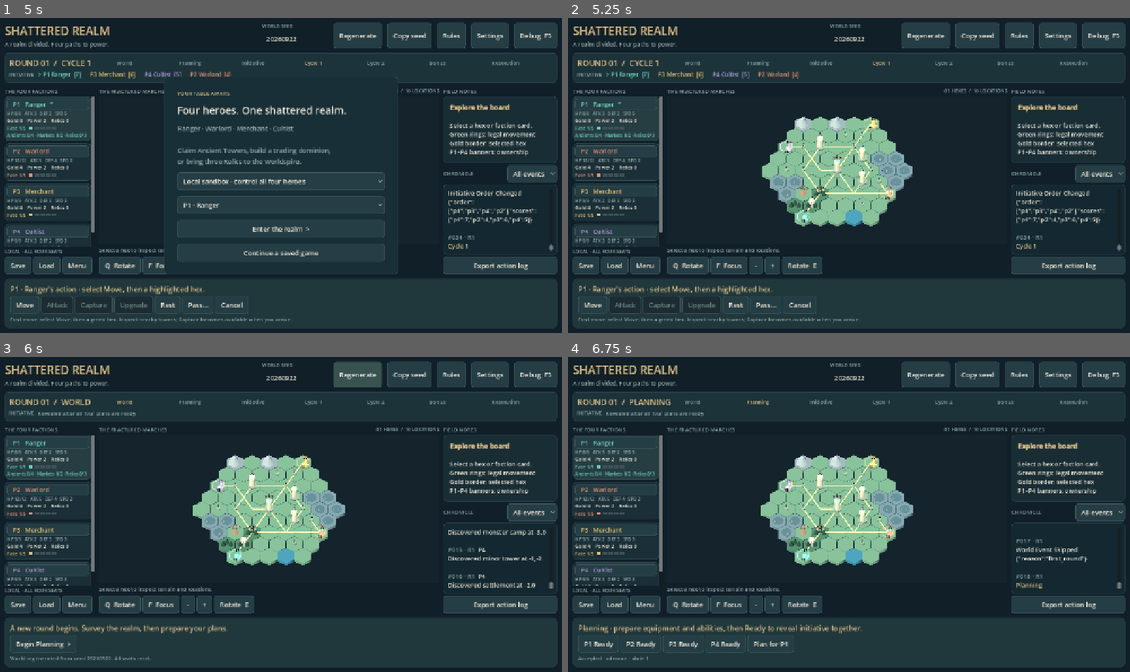
Above: before the commit, frames 1-4 (two rows, left to right).
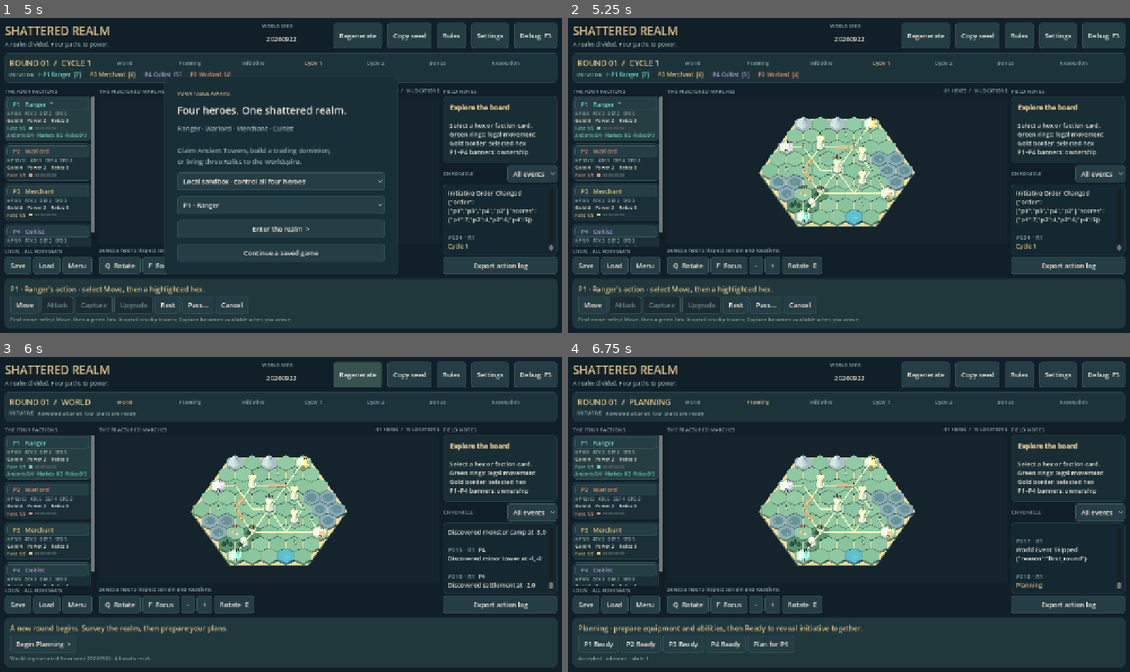
Above: after the commit, the same moments.

Repository: marticampgin/board-game-project
Game: Godot game, scene res://scenes/app/main.tscn
The game is run twice, just before and just after one commit, with the same random seed, the same clock (stepped at 60 frames per second) and the same inputs.
Inputs:
- Up to frame 1 (5 s): click "Begin Planning >" at 0.5 s; click "P1 Ready" at 1.25 s; click "P2 Ready" at 2 s; click "P3 Ready" at 2.75 s; click "P4 Ready" at 3.5 s; click "Begin Action Cycle 1 >" at 4.25 s
- Up to frame 2 (5.25 s): click "Enter the realm >" at 5 s
- Up to frame 3 (6 s): click "Regenerate" at 5.75 s
- Up to frame 4 (6.75 s): click "Begin Planning >" at 6.5 s

Frame 1 is identical in both runs. In frame 2, 1.5% of the frame differs, in the area x 33-62%, y 31-67%; in frame 3, 1.5%, in the area x 33-62%, y 30-67%; in frame 4, 1.5%.

Commit message:
feat(presentation): unify board landmarks and visualize live world effects

Diff:
--- a/scripts/presentation/board_view.gd
+++ b/scripts/presentation/board_view.gd
@@ -12,6 +12,8 @@
 var tiles: Node3D
 var features: Node3D
 var markers: Node3D
+var routes: Node3D
+var world_overlays: Node3D
 var heroes: Dictionary = {}
 var map_data: Dictionary = {}
 var focus_point: Vector3 = Vector3.ZERO
@@ -21,8 +23,20 @@
 var hovered: String = ""
 var reachable: Dictionary = {}
 var target_color: Color = Color("82bf8d")
-var motion: bool = true
+var motion: bool = true:
+	set(value):
+		motion = value
+		if not motion: _finish_movements()
 var movement_tweens: Dictionary = {}
+var hero_destinations: Dictionary = {}
+var material_cache: Dictionary = {}
+var mesh_cache: Dictionary = {}
+var feature_signature: String = ""
+var route_signature: String = ""
+var world_signature: String = ""
+var ritual_markers: Array[Node3D] = []
+var cosmetic_time: float = 0.0
+var last_sync_us: int = 0
 
 func _ready() -> void:
 	var environment := WorldEnvironment.new()
@@ -52,9 +66,13 @@
 	tiles = Node3D.new()
 	features = Node3D.new()
 	markers = Node3D.new()
+	routes = Node3D.new()
+	world_overlays = Node3D.new()
 	add_child(tiles)
 	add_child(features)
 	add_child(markers)
+	add_child(routes)
+	add_child(world_overlays)
 	_update_camera()
 
 func _update_camera() -> void:
@@ -87,6 +105,8 @@
 	_update_camera()
 
 func _material(color: Color, glow: bool = false) -> StandardMaterial3D:
+	var cache_key := color.to_html(true) + (":glow" if glow else "")
+	if material_cache.has(cache_key): return material_cache[cache_key]
 	var result := StandardMaterial3D.new()
 	result.albedo_color = color
 	result.roughness = 0.85
@@ -94,6 +114,7 @@
 		result.emission_enabled = true
 		result.emission = color
 		result.emission_energy_multiplier = 0.25
+	material_cache[cache_key] = result
 	return result
 
 func _mesh(parent: Node3D, mesh: Mesh, pos: Vector3, color: Color) -> MeshInstance3D:
@@ -105,17 +126,24 @@
 	return instance
 
 func _cylinder(parent: Node3D, pos: Vector3, radius: float, height: float, color: Color, sides: int = 8, top: float = -1.0) -> MeshInstance3D:
-	var mesh := CylinderMesh.new()
-	mesh.bottom_radius = radius
-	mesh.top_radius = radius if top < 0 else top
-	mesh.height = height
-	mesh.radial_segments = sides
-	return _mesh(parent, mesh, pos, color)
+	var cache_key := "cylinder:%.4f:%.4f:%d:%.4f" % [radius, height, sides, top]
+	if not mesh_cache.has(cache_key):
+		var mesh := CylinderMesh.new()
+		mesh.bottom_radius = radius
+		mesh.top_radius = radius if top < 0 else top
+		mesh.height = height
+		mesh.radial_segments = sides
+		mesh_cache[cache_key] = mesh
+	return _mesh(parent, mesh_cache[cache_key], pos, color)
 
 func _box(parent: Node3D, pos: Vector3, size: Vector3, color: Color) -> MeshInstance3D:
-	var mesh := BoxMesh.new()
-	mesh.size = size
-	return _mesh(parent, mesh, pos, color)
+	if not mesh_cache.has("unit_box"):
+		var mesh := BoxMesh.new()
+		mesh.size = Vector3.ONE
+		mesh_cache.unit_box = mesh
+	var instance := _mesh(parent, mesh_cache.unit_box, pos, color)
+	instance.scale = size
+	return instance
 
 func _label(parent: Node3D, text_value: String, pos: Vector3, color: Color = Color("ede5d3")) -> Label3D:
 	var label := Label3D.new()
@@ -140,19 +168,37 @@
 	_clear(tiles)
 	_clear(features)
 	_clear(markers)
+	_clear(routes)
+	_clear(world_overlays)
+	feature_signature = ""
+	route_signature = ""
+	world_signature = ""
+	ritual_markers.clear()
+	selected = ""
+	hovered = ""
+	reachable = {}
 	for old in heroes.values():
 		old.queue_free()
 	heroes.clear()
+	hero_destinations.clear()
 	for tween in movement_tweens.values():
 		tween.kill()
 	movement_tweens.clear()
+	var rim := _cylinder(tiles, Vector3(0, -0.46, 0), 8.05, 0.22, Color("31413f"), 6)
+	rim.rotation_degrees.y = 30
+	var trim := _cylinder(tiles, Vector3(0, -0.355, 0), 7.99, 0.045, Color("9a8764"), 6)
+	trim.rotation_degrees.y = 30
 	for key: String in map.hexes:
 		var tile: Dictionary = map.hexes[key]
 		var pos: Vector3 = Hex.to_world(key)
 		var color: Color = TERRAIN.get(tile.terrain, TERRAIN.plains)
-		_cylinder(tiles, pos + Vector3(0, -0.19, 0), 0.97, 0.38, color, 6)
+		# Coordinate-derived color variation is presentation only; no RNG draws.
+		var shade := posmod(int(tile.q) * 17 + int(tile.r) * 11, 4)
+		color = color.lightened(shade * 0.012)
+		_cylinder(tiles, pos + Vector3(0, -0.18, 0), 0.97, 0.34, color.darkened(0.22), 6)
+		_cylinder(tiles, pos + Vector3(0, -0.006, 0), 0.957, 0.025, color, 6)
 		if tile.terrain == "forest":
-			for index in 3:
+			for index in (3 if str(tile.location_id).is_empty() else 1):
 				var offset := Vector3((index - 1) * 0.38, 0, -0.05 if index == 1 else 0.23)
 				_cylinder(tiles, pos + offset + Vector3(0, 0.20, 0), 0.055, 0.4, Color("574a36"))
 				_cylinder(tiles, pos + offset + Vector3(0, 0.48, 0), 0.26, 0.64, Color("203e35"), 6, 0)
@@ -163,17 +209,116 @@
 			_cylinder(tiles, pos + Vector3(0, 0.013, 0), 0.55, 0.02, Color("3e5864"), 8)
 			for index in 3:
 				_box(tiles, pos + Vector3(index * 0.2 - 0.3, 0.16, 0.24), Vector3(0.025, 0.32, 0.025), Color("9a9866"))
-	for road: Array in map.roads:
-		_segment(tiles, Hex.to_world(road[0]) + Vector3(0, 0.025, 0), Hex.to_world(road[1]) + Vector3(0, 0.025, 0), Color("aa9e77"), 0.13)
+		elif tile.terrain == "water":
+			_cylinder(tiles, pos + Vector3(0, 0.012, 0), 0.88, 0.018, Color("377687"), 6)
+			_segment(tiles, pos + Vector3(-0.4, 0.031, -0.1), pos + Vector3(0.22, 0.031, -0.1), Color("76a6ac"), 0.035)
+			_segment(tiles, pos + Vector3(-0.1, 0.031, 0.2), pos + Vector3(0.45, 0.031, 0.2), Color("76a6ac"), 0.028)
 	for index in map.sanctuaries.size():
 		var pos: Vector3 = Hex.to_world(map.sanctuaries[index])
+		_cylinder(tiles, pos + Vector3(0, 0.025, 0), 0.77, 0.045, Color("9aab97"), 6)
 		_ring(tiles, pos + Vector3(0, 0.05, 0), TEAM[index], 0.7)
-		_label(tiles, "S%d" % (index + 1), pos + Vector3(0, 0.16, 0.67), TEAM[index])
+		_label(tiles, "S%d" % (index + 1), pos + Vector3(0, 0.2, 0.67), TEAM[index])
+	_sync_routes(map)
 	reset_camera()
 
+func _edge_key(edge: Array) -> String:
+	return str(edge[0]) + "|" + str(edge[1]) if str(edge[0]) < str(edge[1]) else str(edge[1]) + "|" + str(edge[0])
+
+func _sync_routes(map: Dictionary) -> void:
+	var signature := JSON.stringify([map.roads, map.get("bridge_edges", []), map.get("blocked_edges", [])])
+	if signature == route_signature: return
+	route_signature = signature
+	_clear(routes)
+	var bridges: Dictionary = {}
+	var blocked: Dictionary = {}
+	for edge: Array in map.get("bridge_edges", []): bridges[_edge_key(edge)] = edge
+	for edge: Array in map.get("blocked_edges", []): blocked[_edge_key(edge)] = true
+	for edge: Array in map.roads:
+		if bridges.has(_edge_key(edge)): continue
+		_segment(routes, Hex.to_world(edge[0]) + Vector3(0, 0.033, 0), Hex.to_world(edge[1]) + Vector3(0, 0.033, 0), Color("b8a67e"), 0.13)
+	for edge: Array in bridges.values():
+		var start := Hex.to_world(edge[0])
+		var finish := Hex.to_world(edge[1])
+		var crossing := Node3D.new()
+		routes.add_child(crossing)
+		crossing.position = (start + finish) * 0.5 + Vector3(0, 0.05, 0)
+		crossing.look_at(finish + Vector3(0, 0.05, 0), Vector3.UP)
+		var closed: bool = blocked.has(_edge_key(edge))
+		var length := start.distance_to(finish)
+		for plank in range(9):
+			if closed and plank in [3, 4, 5]: continue
+			_box(crossing, Vector3(0, 0, (plank - 4) * length / 9.0), Vector3(0.32, 0.065, length / 11.0), Color("987655"))
+		for side in [-1, 1]:
+			for end in [-1, 1]:
+				_box(crossing, Vector3(side * 0.19, 0.12, end * length * 0.34), Vector3(0.045, 0.25, 0.045), Color("d2bd8c"))
+		if closed:
+			_segment(crossing, Vector3(-0.24, 0.12, -0.24), Vector3(0.24, 0.12, 0.24), Color("ed8e74"), 0.08)
+			_segment(crossing, Vector3(-0.24, 0.12, 0.24), Vector3(0.24, 0.12, -0.24), Color("ed8e74"), 0.08)
+			_label(routes, "CLOSED", crossing.position + Vector3(0, 0.45, 0), Color("efb19a")).font_size = 25
+
+func _sync_world(state: Dictionary) -> void:
+	var signature := JSON.stringify([state.get("world_effects", []), state.get("market_hex", ""), state.get("ground_loot", {})])
+	if signature == world_signature: return
+	world_signature = signature
+	_clear(world_overlays)
+	for effect: Dictionary in state.get("world_effects", []):
+		if effect.event_id == "cursed_ground":
+			for hex: String in effect.get("hexes", []):
+				var at := Hex.to_world(hex)
+				_ring(world_overlays, at + Vector3(0, 0.035, 0), Color("a58daf"), 0.81)
+				for side in range(3):
+					var angle := TAU * side / 3.0
+					var center := at + Vector3(cos(angle) * 0.63, 0.047, sin(angle) * 0.63)
+					_segment(world_overlays, center - Vector3(0.07, 0, 0.08), center + Vector3(0.07, 0, 0.08), Color("c0a0cf"), 0.045)
+		elif effect.event_id == "unstable_leyline":
+			var location: Dictionary = state.map.locations.get(effect.get("location_id", ""), {})
+			if not location.is_empty():
+				var at := Hex.to_world(location.hex)
+				_ring(world_overlays, at + Vector3(0, 0.075, 0), Color("8fdbc4"), 0.64)
+				_label(world_overlays, "LEYLINE", at + Vector3(0, 0.23, 0.6), Color("a5e2c7")).font_size = 24
+	var market: String = state.get("market_hex", "")
+	if not market.is_empty():
+		var at := Hex.to_world(market)
+		for side in [-1, 1]:
+			_box(world_overlays, at + Vector3(side * 0.32, 0.34, 0), Vector3(0.045, 0.65, 0.045), Color("d5b780"))
+		_box(world_overlays, at + Vector3(0, 0.2, 0), Vector3(0.65, 0.14, 0.4), Color("8e6e4a"))
+		for stripe in range(4):
+			_box(world_overlays, at + Vector3((stripe - 1.5) * 0.2, 0.67, 0), Vector3(0.2, 0.05, 0.56), Color("d9bc7c") if stripe % 2 == 0 else Color("819e98"))
+		_ring(world_overlays, at + Vector3(0, 0.04, 0), Color("e0bf7c"), 0.75)
+		_label(world_overlays, "TRAVELLING MARKET", at + Vector3(0, 1.05, 0), Color("edce92")).font_size = 25
+	for hex: String in state.get("ground_loot", {}):
+		var loot: Dictionary = state.ground_loot[hex]
+		var at := Hex.to_world(hex) + Vector3(-0.4, 0.16, 0.3)
+		if not loot.get("relics", []).is_empty():
+			_cylinder(world_overlays, at + Vector3(0, 0.12, 0), 0.14, 0.45, Color("efd185"), 4, 0)
+		elif int(loot.get("gold", 0)) > 0:
+			_cylinder(world_overlays, at, 0.19, 0.16, Color("cba45c"), 8)
+		_label(world_overlays, "LOOT", at + Vector3(0, 0.48, 0), Color("f0d496")).font_size = 24
+
+func _banner(pos: Vector3, owner: String, color: Color) -> void:
+	var at := pos + Vector3(-0.52, 0, 0.35)
+	_cylinder(features, at + Vector3(0, 0.03, 0), 0.13, 0.06, Color("707966"), 6)
+	_box(features, at + Vector3(0, 0.47, 0), Vector3(0.035, 0.9, 0.035), Color("d8c698"))
+	_box(features, at + Vector3(0.13, 0.72, 0), Vector3(0.26, 0.28, 0.035), color)
+	_label(features, owner.to_upper(), at + Vector3(0.13, 0.93, 0), color).font_size = 25
+	_ring(features, pos + Vector3(0, 0.045, 0), color, 0.78)
+
 func sync(state: Dictionary, viewer: String, events: Array = []) -> void:
+	var started := Time.get_ticks_usec()
 	map_data = state.map
+	_sync_routes(state.map)
+	_sync_world(state)
+	var signature := JSON.stringify([state.map.locations, state.get("monsters", {}), state.get("traps", {}), state.get("commitments", {}), viewer])
+	if signature != feature_signature:
+		feature_signature = signature
+		_rebuild_features(state, viewer)
+	_sync_heroes(state, events)
+	redraw_markers()
+	last_sync_us = Time.get_ticks_usec() - started
+
+func _rebuild_features(state: Dictionary, viewer: String) -> void:
 	_clear(features)
+	ritual_markers.clear()
 	for location: Dictionary in state.map.locations.values():
 		var major: bool = location.kind in ["worldspire", "ancient_tower"]
 		var known: bool = major or viewer in location.get("discovered_by", [])
@@ -187,11 +332,22 @@
 		match location.kind:
 			"minor_tower", "ancient_tower", "worldspire":
 				var height: float = 1.35 if major else 0.65
-				_cylinder(features, pos + Vector3(0, 0.10, 0), 0.5, 0.2, Color("747e77"), 6)
+				_cylinder(features, pos + Vector3(0, 0.07, 0), 0.56, 0.14, Color("5c6d67"), 6)
+				_cylinder(features, pos + Vector3(0, 0.17, 0), 0.43, 0.10, Color("9ba393"), 6)
 				_cylinder(features, pos + Vector3(0, height / 2.0, 0), 0.28 if major else 0.23, height, Color("b5b69e"), 6)
 				_cylinder(features, pos + Vector3(0, height + 0.08, 0), 0.34, 0.25, color, 6)
+				for level in range(1, int(location.level)):
+					_cylinder(features, pos + Vector3(0, height * 0.27 + level * 0.2, 0), 0.30 if major else 0.25, 0.06, Color("d4bd83"), 6)
+				if location.get("trait", "") == "fortress":
+					for side in range(4):
+						var angle := side * PI * 0.5
+						_box(features, pos + Vector3(cos(angle) * 0.3, height + 0.25, sin(angle) * 0.3), Vector3(0.13, 0.16, 0.13), color)
+				elif location.get("trait", "") == "watchtower":
+					_cylinder(features, pos + Vector3(0, height + 0.3, 0), 0.42, 0.22, color.darkened(0.12), 6, 0)
 				if location.kind == "worldspire":
-					_cylinder(features, pos + Vector3(0, height + 0.45, 0), 0.22, 0.5, Color("81d3d0"), 4, 0)
+					var crystal := _cylinder(features, pos + Vector3(0, height + 0.54, 0), 0.23, 0.72, Color("81d3d0"), 4, 0)
+					crystal.material_override = _material(Color("81d3d0"), true)
+					_ring(features, pos + Vector3(0, 0.03, 0), Color("b5d8c1"), 0.72)
 				_label(features, "SPIRE" if location.kind == "worldspire" else ("A" if major else "T"), pos + Vector3(0, height + 0.8, 0), color)
 			"settlement":
 				for index in 2:
@@ -200,51 +356,85 @@
 					_cylinder(features, at + Vector3(0, 0.31, 0), 0.33, 0.26, Color("975e4a"), 4, 0)
 				_label(features, "MARKET", pos + Vector3(0, 0.95, 0), color)
 			"ruin":
+				var exhausted: bool = location.get("exhausted", false)
 				for index in 3:
-					_cylinder(features, pos + Vector3(index * 0.3 - 0.3, 0.2 + index * 0.08, 0), 0.1, 0.4 + index * 0.16, Color("9ea696"), 6)
-				_label(features, "RUIN", pos + Vector3(0, 0.9, 0), color)
+					_cylinder(features, pos + Vector3(index * 0.3 - 0.3, 0.2 + index * 0.08, 0), 0.1, 0.4 + index * 0.16, Color("697c70") if exhausted else Color("aab09c"), 6)
+				if not exhausted: _cylinder(features, pos + Vector3(0, 0.22, 0.25), 0.12, 0.35, Color("e7c779"), 4, 0)
+				_label(features, "EMPTY RUIN" if exhausted else "RUIN", pos + Vector3(0, 0.9, 0), Color("8da89a") if exhausted else color)
 			"monster_camp":
 				var monster: Dictionary = {}
 				for candidate: Dictionary in state.get("monsters", {}).values():
 					if candidate.hex == location.hex: monster = candidate
 				var cleared: bool = not monster.is_empty() and monster.hp <= 0
-				_cylinder(features, pos + Vector3(0, 0.3, 0), 0.37, 0.6, Color("596d69") if cleared else Color("8e6758"), 4, 0)
-				_label(features, "CLEARED" if cleared else "CAMP", pos + Vector3(0, 0.9, 0), Color("a4c1aa") if cleared else Color("e5ac8f"))
+				if cleared:
+					_ring(features, pos + Vector3(0, 0.03, 0), Color("708e79"), 0.36)
+				elif monster.get("definition_id", "") == "relic_wraith":
+					_cylinder(features, pos + Vector3(0, 0.37, 0), 0.31, 0.74, Color("86779c"), 5, 0.07)
+					_cylinder(features, pos + Vector3(0, 0.85, 0), 0.13, 0.27, Color("d9c083"), 4, 0)
+				elif monster.get("definition_id", "") == "stone_guardian":
+					_box(features, pos + Vector3(0, 0.35, 0), Vector3(0.48, 0.70, 0.40), Color("899b98"))
+					_cylinder(features, pos + Vector3(0, 0.8, 0), 0.23, 0.25, Color("b7c4af"), 5)
+				else:
+					_cylinder(features, pos + Vector3(-0.17, 0.22, 0), 0.26, 0.44, Color("947c62"), 4, 0)
+					_cylinder(features, pos + Vector3(0.21, 0.18, 0.2), 0.20, 0.36, Color("b09a74"), 4, 0)
+				_label(features, "CLEARED" if cleared else "CAMP", pos + Vector3(0, 1.02, 0), Color("a4c1aa") if cleared else Color("e5ac8f"))
 		if not owner.is_empty():
-			_label(features, owner.to_upper(), pos + Vector3(0.45, 0.4, 0.28), color)
+			_banner(pos, owner, color)
 	for warning: Dictionary in state.get("traps", {}).values():
 		var at: Vector3 = Hex.to_world(warning.hex)
 		_ring(features, at + Vector3(0, 0.095, 0), Color("e6b87a"), 0.61)
 		_label(features, "!", at + Vector3(0, 0.55, 0), Color("ffd090"))
+	for id: String in state.get("commitments", {}):
+		var commitment: Dictionary = state.commitments[id]
+		var at := Hex.to_world(state.heroes[id].hex)
+		if commitment.get("kind", "") == "ritual":
+			var marker := Node3D.new()
+			features.add_child(marker)
+			marker.position = at + Vector3(0, 0.05, 0)
+			_ring(marker, Vector3.ZERO, Color("e5c679"), 0.91)
+			_ring(marker, Vector3(0, 0.025, 0), Color("83d6cd"), 0.70)
+			for side in range(3):
+				var angle := side * TAU / 3.0
+				_cylinder(marker, Vector3(cos(angle) * 0.79, 0.38, sin(angle) * 0.79), 0.09, 0.6, Color("e7d48e"), 4, 0)
+			ritual_markers.append(marker)
+			_label(features, "RITUAL " + id.to_upper(), at + Vector3(0, 2.6, 0), Color("ffe0a2"))
+		else:
+			_ring(features, at + Vector3(0, 0.07, 0), TEAM[int(id.substr(1)) - 1], 0.88)
+			_label(features, "CAPTURING " + id.to_upper(), at + Vector3(0, 2.2, 0), Color("f0cd81"))
+
+func _sync_heroes(state: Dictionary, events: Array) -> void:
 	for id: String in state.heroes:
 		var hero: Dictionary = state.heroes[id]
 		var target: Vector3 = Hex.to_world(hero.hex) + Vector3(0.27, 0.05, 0.28)
 		if not heroes.has(id):
 			heroes[id] = _make_hero(hero)
 			heroes[id].position = target
+			hero_destinations[id] = target
 		else:
 			var pawn: Node3D = heroes[id]
-			if pawn.position.distance_to(target) > 0.01:
+			if hero_destinations.get(id, pawn.position) != target:
 				if movement_tweens.has(id):
 					movement_tweens[id].kill()
 				var path: Array = []
 				for event: Dictionary in events:
 					if event.type == "HeroMoved" and event.actor_id == id:
 						path = event.data.get("path", [])
-				if motion:
+					elif event.type == "HeroDisplaced" and event.actor_id == id:
+						path = [event.data.from, event.data.to]
+				hero_destinations[id] = target
+				if motion and not path.is_empty():
+					pawn.position = Hex.to_world(path[0]) + Vector3(0.27, 0.05, 0.28)
 					var tween := create_tween()
 					movement_tweens[id] = tween
-					for hex: String in path:
-						tween.tween_property(pawn, "position", Hex.to_world(hex) + Vector3(0.27, 0.05, 0.28), 0.10)
-					tween.tween_property(pawn, "position", target, 0.10)
+					var duration := 0.11 / clampf(float(get_meta("animation_speed", 1.0)), 0.25, 4.0)
+					for hex: String in path.slice(1):
+						tween.tween_property(pawn, "position", Hex.to_world(hex) + Vector3(0.27, 0.05, 0.28), duration).set_trans(Tween.TRANS_SINE)
 				else:
 					pawn.position = target
 		var status: Label3D = heroes[id].get_node("Status")
 		status.text = "RECOVERING" if hero.statuses.has("recovering") else ""
-		var commitment: Dictionary = state.get("commitments", {}).get(id, {})
-		if not commitment.is_empty():
-			_label(features, "CAPTURING " + id.to_upper(), Hex.to_world(hero.hex) + Vector3(0, 2.3, 0), Color("f0cd81"))
-	redraw_markers()
+		var relic_marker: Label3D = heroes[id].get_node("Relics")
+		relic_marker.text = "RELICS %d" % hero.relics.size() if not hero.relics.is_empty() else ""
 
 func _make_hero(hero: Dictionary) -> Node3D:
 	var pawn := Node3D.new()
@@ -271,8 +461,12 @@
 			_cylinder(pawn, Vector3(0, 0.87, 0), 0.18, 0.25, color.darkened(0.2), 5, 0)
 			_box(pawn, Vector3(0.28, 0.56, 0), Vector3(0.05, 1.05, 0.05), Color("c1a479"))
 	_label(pawn, String(hero.id).to_upper(), Vector3(0, 1.23, 0), color)
-	var status := _label(pawn, "", Vector3(0, 1.6, 0), Color("a1d8e0"))
+	var relics := _label(pawn, "", Vector3(0, 1.53, 0), Color("edd092"))
+	relics.name = "Relics"
+	relics.font_size = 25
+	var status := _label(pawn, "", Vector3(0, 1.83, 0), Color("a1d8e0"))
 	status.name = "Status"
+	status.font_size = 26
 	return pawn
 
 func _segment(parent: Node3D, a: Vector3, b: Vector3, color: Color, width: float) -> void:
@@ -281,10 +475,46 @@
 		segment.look_at(b, Vector3.UP)
 
 func _ring(parent: Node3D, pos: Vector3, color: Color, radius: float = 0.88) -> void:
-	for side in 6:
-		var a: float = deg_to_rad(side * 60.0 - 30.0)
-		var b: float = deg_to_rad((side + 1) * 60.0 - 30.0)
-		_segment(parent, pos + Vector3(cos(a), 0, sin(a)) * radius, pos + Vector3(cos(b), 0, sin(b)) * radius, color, 0.045)
+	var key := "ring:%.3f" % radius
+	if not mesh_cache.has(key):
+		var vertices := PackedVector3Array()
+		var normals := PackedVector3Array()
+		var indices := PackedInt32Array()
+		for side in range(6):
+			var angle := deg_to_rad(side * 60.0 - 30.0)
+			var direction := Vector3(cos(angle), 0, sin(angle))
+			vertices.append(direction * (radius - 0.025))
+			vertices.append(direction * (radius + 0.025))
+			normals.append(Vector3.UP)
+			normals.append(Vector3.UP)
+		for side in range(6):
+			var a := side * 2
+			var b := ((side + 1) % 6) * 2
+			indices.append_array(PackedInt32Array([a, a + 1, b, b, a + 1, b + 1]))
+		var arrays: Array = []
+		arrays.resize(Mesh.ARRAY_MAX)
+		arrays[Mesh.ARRAY_VERTEX] = vertices
+		arrays[Mesh.ARRAY_NORMAL] = normals
+		arrays[Mesh.ARRAY_INDEX] = indices
+		var mesh := ArrayMesh.new()
+		mesh.add_surface_from_arrays(Mesh.PRIMITIVE_TRIANGLES, arrays)
+		mesh_cache[key] = mesh
+	_mesh(parent, mesh_cache[key], pos, color)
+
+func _finish_movements() -> void:
+	for tween in movement_tweens.values(): tween.kill()
+	movement_tweens.clear()
+	for id: String in hero_destinations:
+		if heroes.has(id): heroes[id].position = hero_destinations[id]
+
+func _process(delta: float) -> void:
+	cosmetic_time += delta * clampf(float(get_meta("animation_speed", 1.0)), 0.25, 4.0)
+	for marker: Node3D in ritual_markers:
+		var pulse := 1.0 + sin(cosmetic_time * 2.2) * 0.025 if motion else 1.0
+		marker.scale = Vector3(pulse, 1.0, pulse)
+
+func debug_metrics() -> Dictionary:
+	return {"sync_us": last_sync_us, "cached_materials": material_cache.size(), "cached_meshes": mesh_cache.size(), "feature_nodes": features.get_child_count(), "route_nodes": routes.get_child_count(), "world_nodes": world_overlays.get_child_count()}
 
 func set_targets(targets: Dictionary, color: Color = Color("82bf8d")) -> void:
 	reachable = targets
